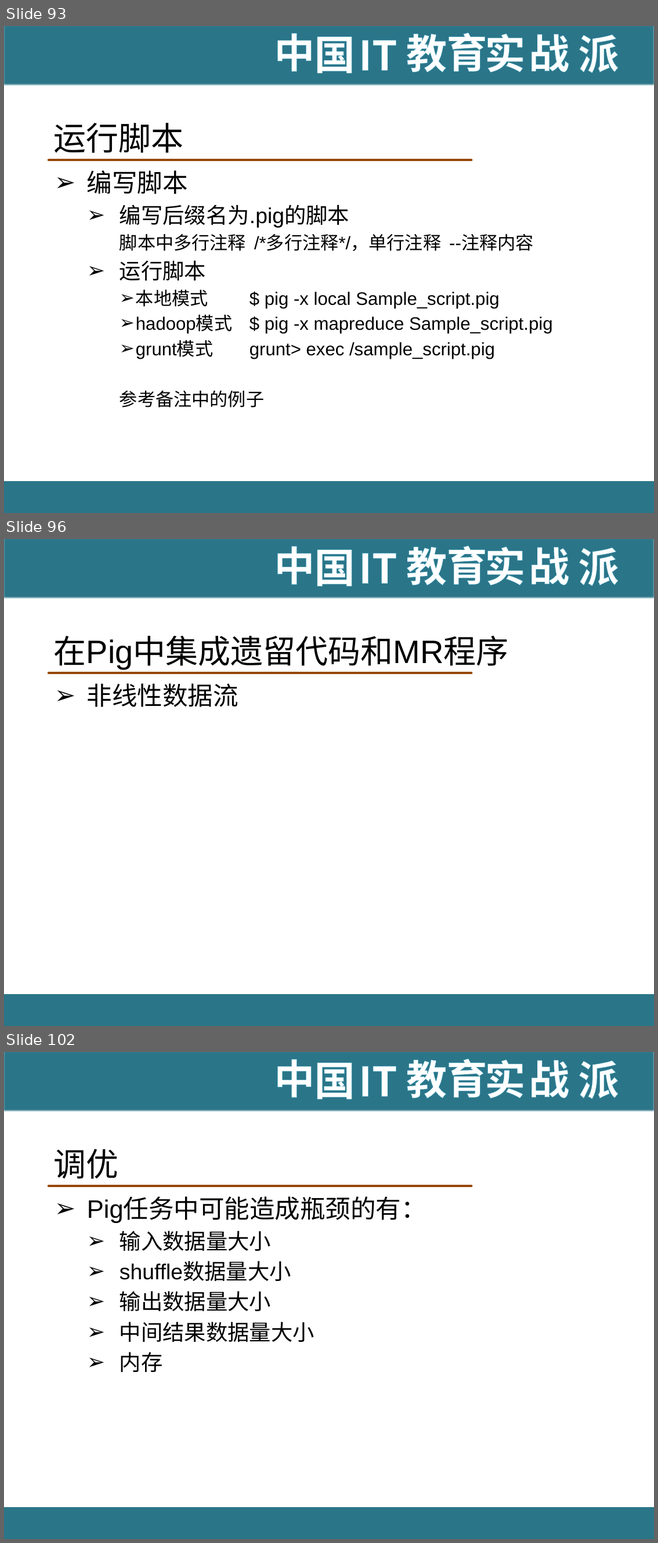
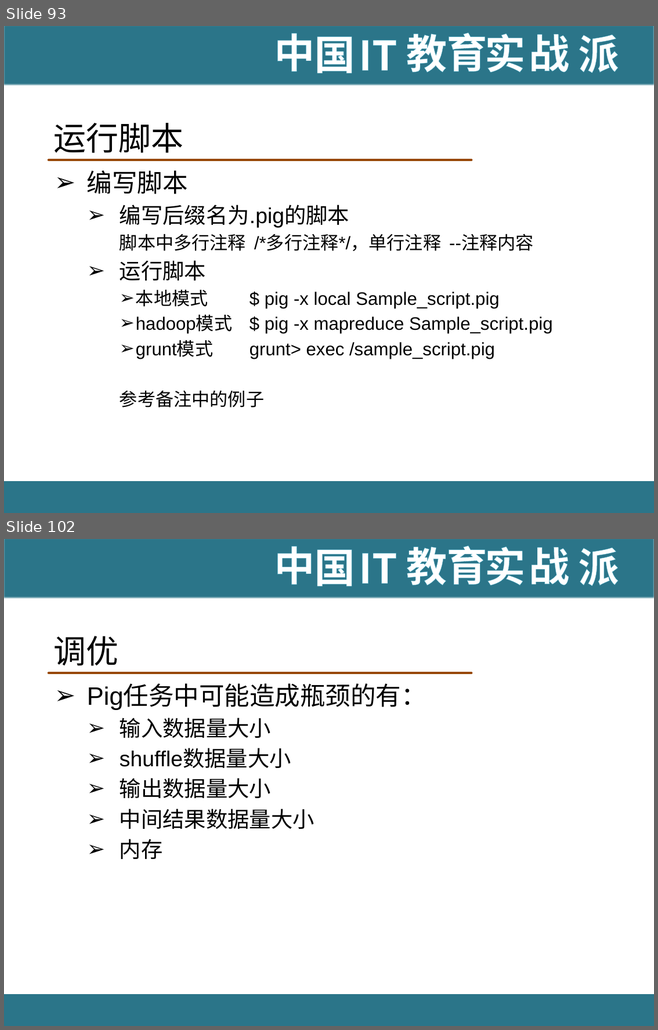
Before and after one commit to hanningxiao/BigData, a slide deck: [IT18掌www.it18zhang.com]Pig.pptx. Shown one above the other, each under a label of ours: slides 93, 96 and 102 before the commit, slides 93 and 102 after it; the slides between them are not shown. The pictures are 658x1543 and 658x1030 pixels, drawn with LibreOffice and Linux fonts; fonts in the diff are those of the drawing; background and template pictures are left out. Boxes give left, top, right and bottom in pixels: in the first picture for what was removed or moved away, otherwise in the second. Text is boxed around its words. In the diff, an @@ line names an element or a change of style, - is before the commit and + after.

```diff
--- a/[IT18掌www.it18zhang.com]Pig.pptx
+++ b/[IT18掌www.it18zhang.com]Pig.pptx
@@ slide 96 removed at [4, 539, 654, 1026], background #FFFFFF; not listed: 11 template elements that a slide beside it also shows @@
@@ title removed at [54, 636, 509, 670] @@
-在Pig中集成遗留代码和MR程序
@@ text removed at [87, 683, 238, 707] @@
-➢ 非线性数据流
```
Also in this commit, not shown: 14 slides changed, 1 slide added, 2 other slides removed.
